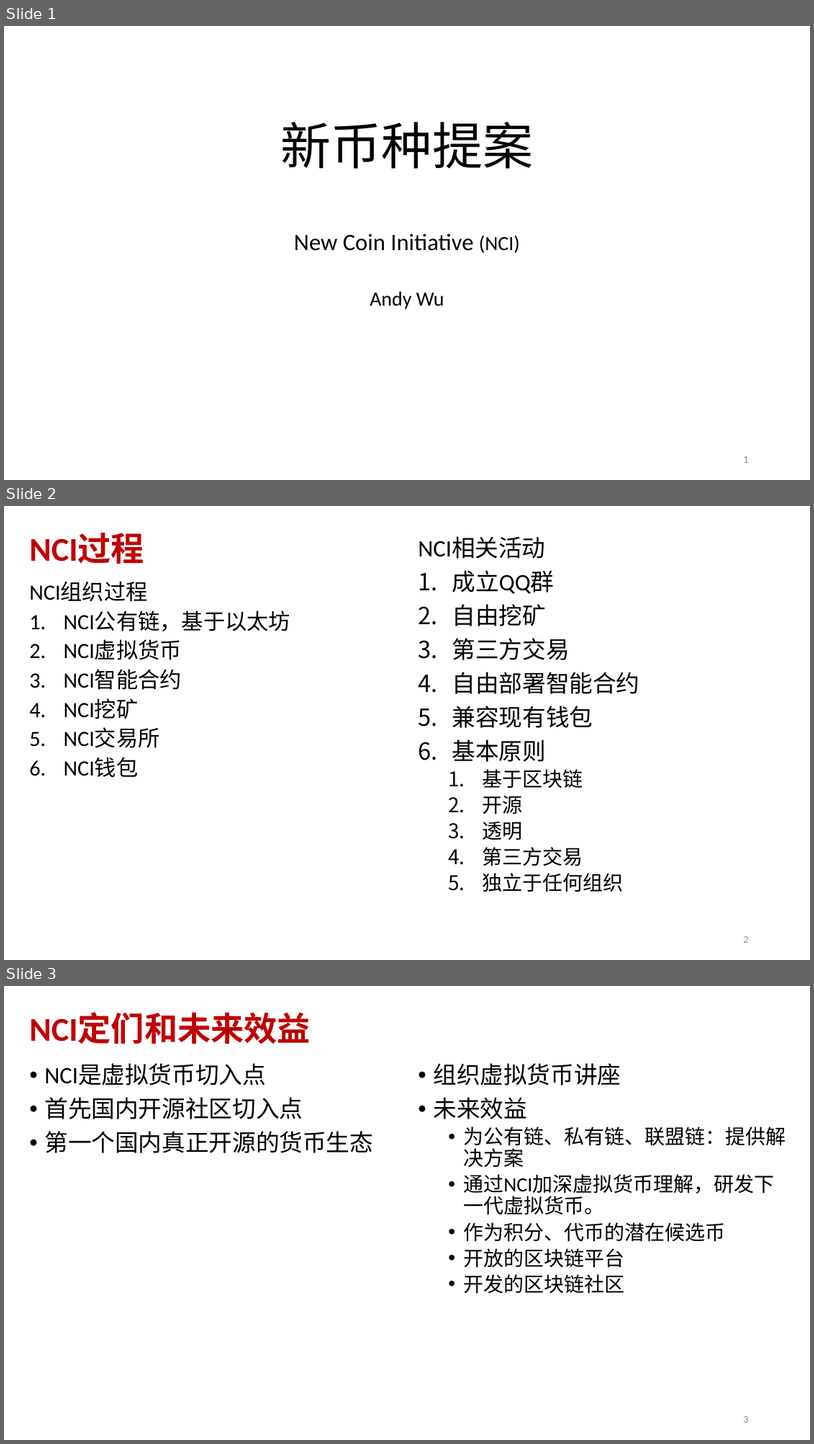
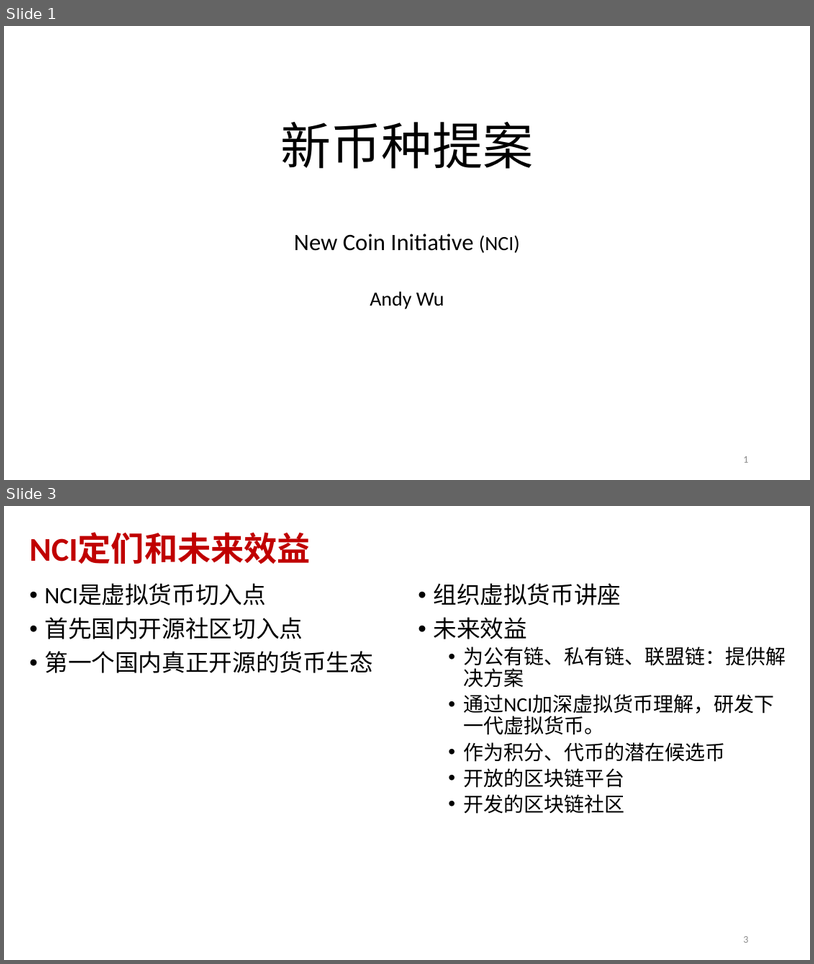
Before and after one commit to andyplusplus/newCoin, a slide deck: newCoinInitiative.pptx. Shown one above the other, each under a label of ours: slides 1, 2 and 3 before the commit, slides 1 and 3 after it; the slides between them are not shown. The pictures are 814x1444 and 814x964 pixels, drawn with LibreOffice and Linux fonts; fonts in the diff are those of the drawing. Boxes give left, top, right and bottom in pixels: in the first picture for what was removed or moved away, otherwise in the second. Text is boxed around its words. In the diff, an @@ line names an element or a change of style, - is before the commit and + after.

```diff
--- a/newCoinInitiative.pptx
+++ b/newCoinInitiative.pptx
@@ slide 2 removed at <box>4,506,810,960</box>, background #FFFFFF @@
@@ title removed at <box>29,533,144,564</box> @@
-NCI过程
@@ text removed at <box>418,537,640,892</box> @@
-NCI相关活动
-1. 成立QQ群
-2. 自由挖矿
-3. 第三方交易
-4. 自由部署智能合约
-5. 兼容现有钱包
-6. 基本原则
-  1. 基于区块链
-  2. 开源
-  3. 透明
-  4. 第三方交易
-  5. 独立于任何组织
@@ text removed at <box>29,582,291,777</box> @@
-NCI组织过程
-1. NCI公有链，基于以太坊
-2. NCI虚拟货币
-3. NCI智能合约
-4. NCI挖矿
-5. NCI交易所
-6. NCI钱包
@@ page number removed at <box>743,936,748,942</box> @@
-2
```
Also in this commit, not shown: 2 slides added.
